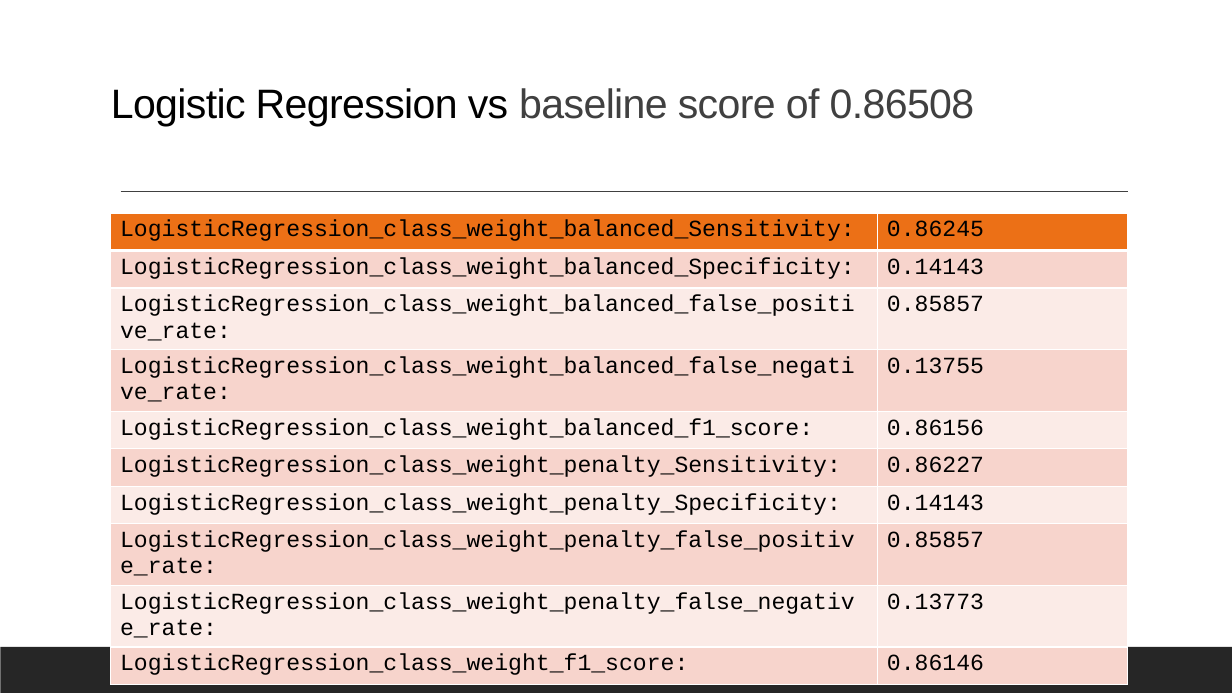
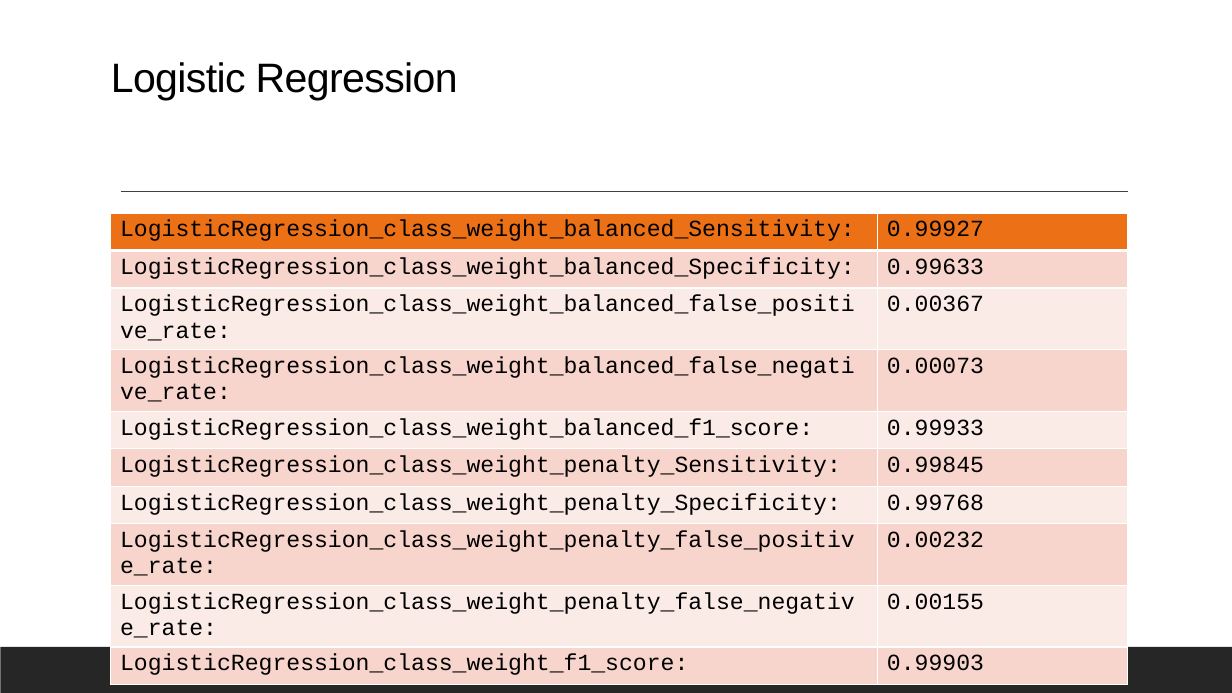
Before and after one commit to Choc91/General-Assembly-Capstone, a slide deck: slide 4 of Credit Risk Capstone Project.pptx. Drawn at 1232x693 pixels with LibreOffice and Linux fonts; fonts in the diff are those of the drawing. Boxes give left, top, right and bottom in pixels: in the first picture for what was removed or moved away, otherwise in the second. Text is boxed around its words. In the diff, an @@ line names an element or a change of style, - is before the commit and + after.

```diff
--- a/Credit Risk Capstone Project.pptx
+++ b/Credit Risk Capstone Project.pptx
@@ title at box(111, 62, 458, 100): text changed; text colour #404040 to #000000 @@
-Logistic Regression vs baseline score of 0.86508
+Logistic Regression
@@ table at box(111, 213, 1128, 679) @@
-row 1, column 2: 0.86245
+row 1, column 2: 0.99927
-row 2, column 2: 0.14143
+row 2, column 2: 0.99633
-row 3, column 2: 0.85857
+row 3, column 2: 0.00367
-row 4, column 2: 0.13755
+row 4, column 2: 0.00073
-row 5, column 2: 0.86156
+row 5, column 2: 0.99933
-row 6, column 2: 0.86227
+row 6, column 2: 0.99845
-row 7, column 2: 0.14143
+row 7, column 2: 0.99768
-row 8, column 2: 0.85857
+row 8, column 2: 0.00232
-row 9, column 2: 0.13773
+row 9, column 2: 0.00155
-row 10, column 2: 0.86146
+row 10, column 2: 0.99903
```
Also in this commit, not shown: 4 other slides changed.
